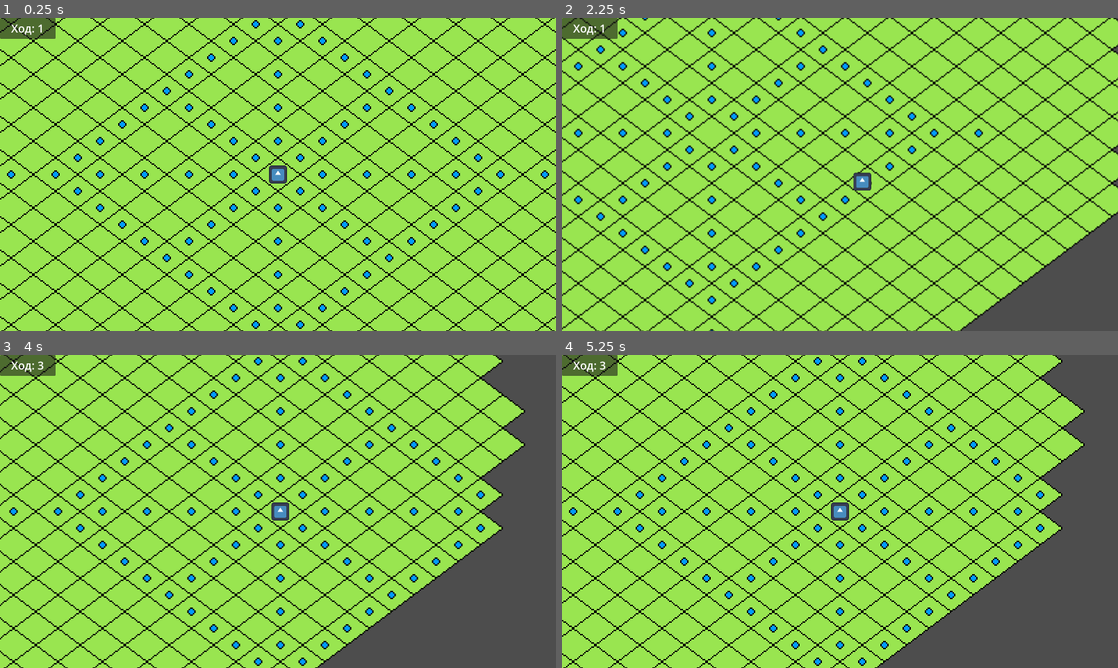
Above: before the commit, frames 1-4 (two rows, left to right).
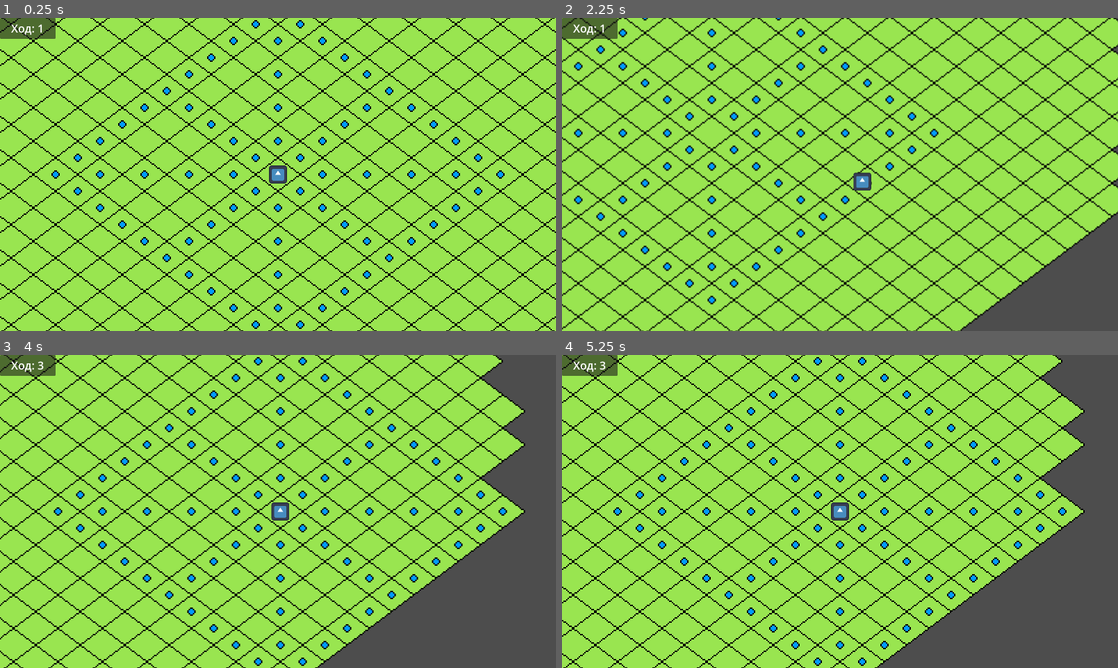
Above: after the commit, the same moments.

Repository: AlexColbaster/Chess-System-Godot-4.4
Game: Godot game, scene res://scenes/main.tscn
Two runs of this game, one before a commit and one after it. Both use one fixed random seed, a clock stepped at 60 frames per second and the inputs below. The engine's default icon, where the game draws it, is replaced by a stand-in: a white triangle on a blue panel in a dark square.
Inputs (mouse positions are in pixels of both pictures, inside the frame that each line leads up to):
- Up to frame 1 (0.25 s): no input
- Up to frame 2 (2.25 s): tap Enter at 0.5 s; move the mouse to (812, 237) at 0.52 s; click (812, 237) at 0.67 s; tap Space at 1.25 s; move the mouse to (1006, 221) at 1.27 s; click (1006, 221) at 1.42 s; move the mouse to (673, 127) at 2.02 s; click (673, 127) at 2.17 s
- Up to frame 3 (4 s): move the mouse to (305, 511) at 2.77 s; click (305, 511) at 2.92 s; move the mouse to (194, 433) at 3.52 s; click (194, 433) at 3.67 s
- Up to frame 4 (5.25 s): move the mouse to (962, 495) at 4.27 s; click (962, 495) at 4.42 s; tap Enter at 5 s; move the mouse to (728, 527) at 5.02 s; click (728, 527) at 5.17 s

The runs differ from the first frame. In frame 1, less than 0.1% of the frame differs, in the area x 1-99%, y 48-52%; in frame 2, less than 0.1%; in frame 3, 0.5%, in the area x 1-95%, y 44-56%; in frame 4, 0.5%.

Commit message:
fix length

Diff:
--- a/chess_figures/OMEGA_PEPEGA.tres
+++ b/chess_figures/OMEGA_PEPEGA.tres
@@ -41,14 +41,14 @@
 
 [sub_resource type="Resource" id="Resource_3rnjp"]
 script = ExtResource("1_3rnjp")
-from = Vector2i(-7, -7)
-to = Vector2i(7, 7)
+from = Vector2i(-5, -5)
+to = Vector2i(5, 5)
 metadata/_custom_type_script = "uid://n4fd3m0qblbn"
 
 [sub_resource type="Resource" id="Resource_jnuws"]
 script = ExtResource("1_3rnjp")
-from = Vector2i(7, -7)
-to = Vector2i(-7, 7)
+from = Vector2i(5, -5)
+to = Vector2i(-5, 5)
 metadata/_custom_type_script = "uid://n4fd3m0qblbn"
 
 [resource]
--- a/scripts/global.gd
+++ b/scripts/global.gd
@@ -4,15 +4,20 @@
 @onready var player:Player = get_tree().current_scene.get_node("Player")
 
 # получение тайлов на отрезке
-func get_tiles_on_line(from: Vector2, to:Vector2) -> Array:
-	var tiles := []
+func get_tiles_on_line(move_line:MoveLine, pl_tile_pos:Vector2i) -> Array:
+	var global_tile_to = pl_tile_pos + move_line.to
+	var global_tile_from = pl_tile_pos + move_line.from
+	var to = tilemap.map_to_local(global_tile_to)
+	var from = tilemap.map_to_local(global_tile_from)
+	var tiles := [global_tile_to, global_tile_from]
 	var space = tilemap.get_world_2d().direct_space_state
 	var params = PhysicsRayQueryParameters2D.new()
+
 	params.from = from
 	params.to = to
 	params.collide_with_areas = true
+	var direction = (to - from).normalized()
 	var result = space.intersect_ray(params)
-	var direction = (to - from).normalized()
 	while result:
 		var tile_pos = tilemap.local_to_map(result.position)
 		if not tile_pos in tiles:
--- a/scripts/input_handler.gd
+++ b/scripts/input_handler.gd
@@ -15,11 +15,9 @@
 
 func update_can_click_array():
 	can_click_array = []
-	var pl_tile_pos := Global.tilemap.local_to_map(Global.player.position)
 	for move_line:MoveLine in Global.player.line_combiner.lines:
-		var from = Global.tilemap.map_to_local(pl_tile_pos + move_line.from)
-		var to = Global.tilemap.map_to_local(pl_tile_pos + move_line.to)
-		var tiles_on_line = Global.get_tiles_on_line(from, to)
+		var pl_tile_pos := Global.tilemap.local_to_map(Global.player.position)
+		var tiles_on_line = Global.get_tiles_on_line(move_line, pl_tile_pos)
 		for tile:Vector2i in tiles_on_line:
 			if pl_tile_pos != tile:
 				can_click_array += [tile]
